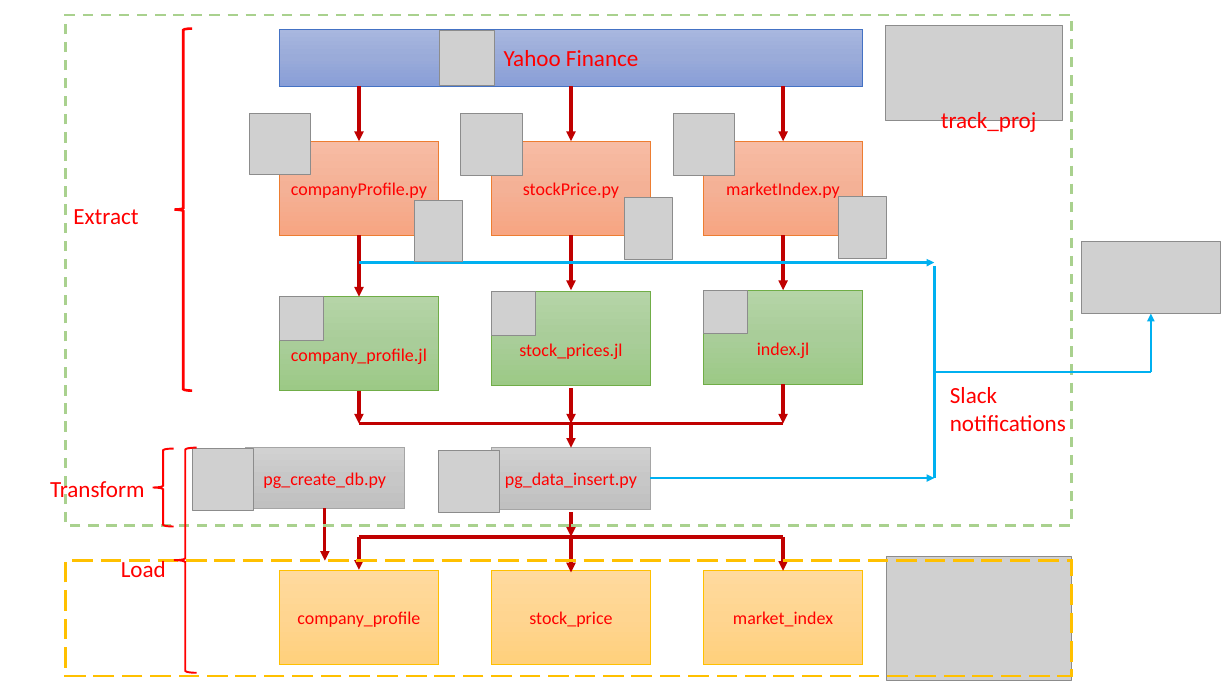
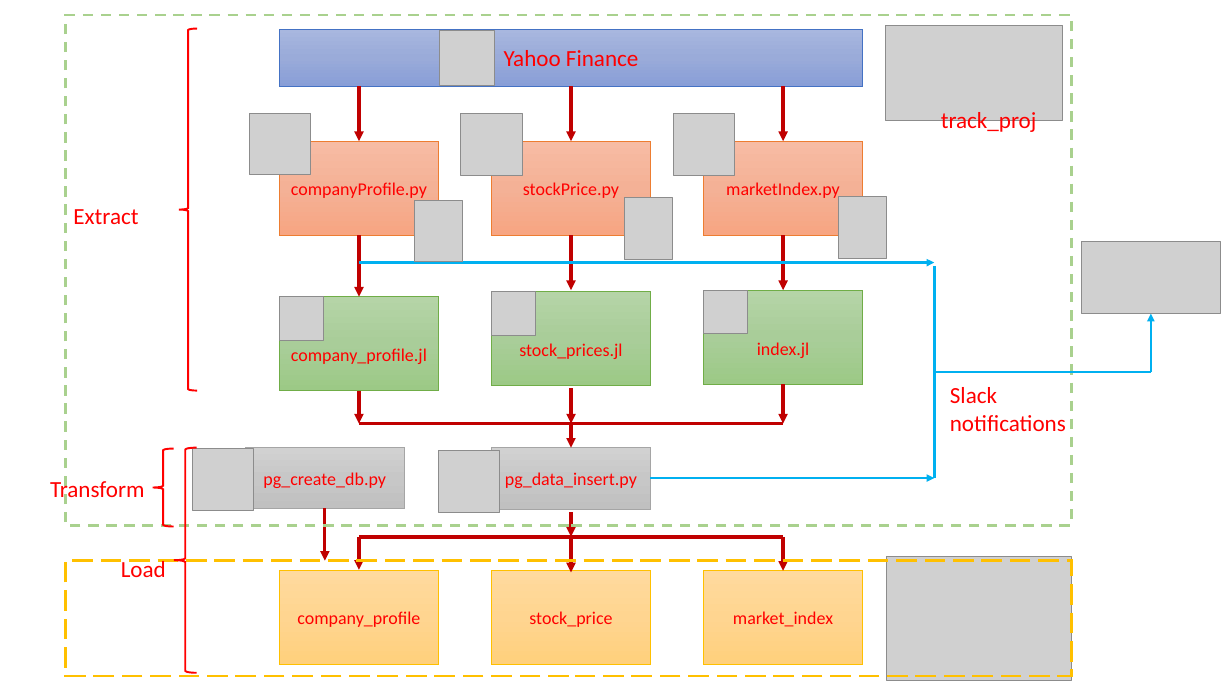
Before and after one commit to NikhilSawal/investment_portfolio, a slide deck: slide 4 of misc_files/project_slides.pptx. Drawn at 1232x693 pixels with LibreOffice and Linux fonts; fonts in the diff are those of the drawing; grey boxes stand for pictures. Boxes give left, top, right and bottom in pixels: in the first picture for what was removed or moved away, otherwise in the second. Text is boxed around its words. In the diff, an @@ line names an element or a change of style, - is before the commit and + after.

```diff
--- a/misc_files/project_slides.pptx
+++ b/misc_files/project_slides.pptx
@@ left brace: place and size @@
-left brace at (175,29,192,391)
+left brace at (179,29,198,391)
@@ left brace at (179,29,198,391): outline #FF0000 2 pt to #FF0000 1.5 pt @@
```
Also in this commit, not shown: 1 other slide changed, 3 other files.
